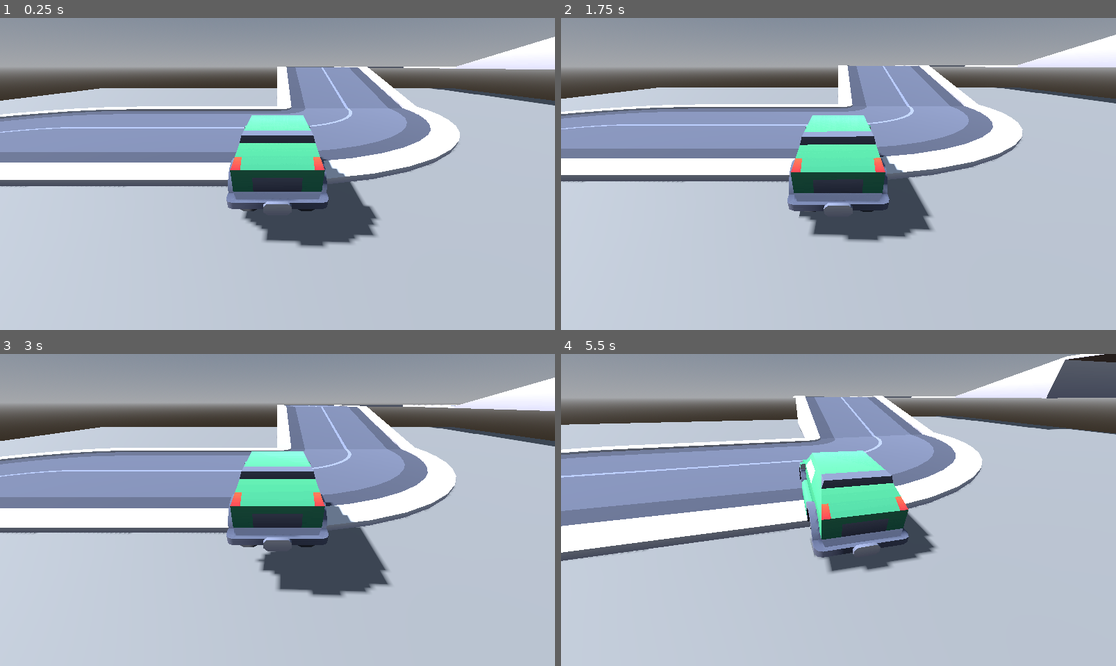
Above: before the commit, frames 1-4 (two rows, left to right).
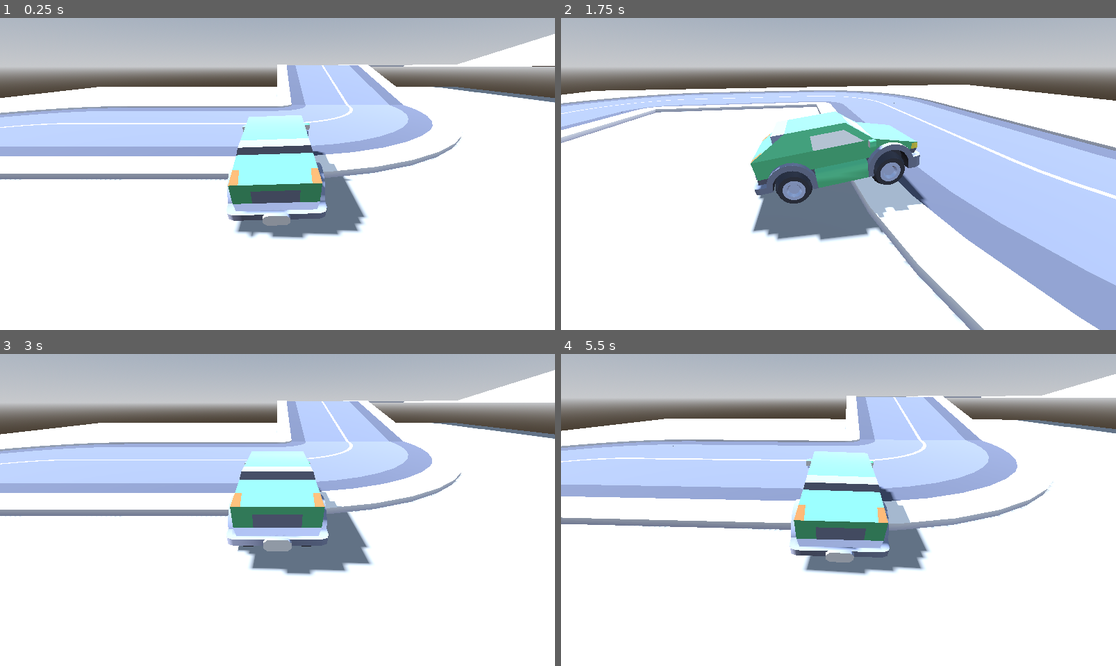
Above: after the commit, the same moments.

Repository: avi-0/godot-racing-game
Game: Godot game, scene res://game.tscn
The game is run twice, just before and just after one commit, with the same random seed, the same clock (stepped at 60 frames per second) and the same inputs.
Inputs (mouse positions are in pixels of both pictures, inside the frame that each line leads up to):
- Up to frame 1 (0.25 s): no input
- Up to frame 2 (1.75 s): tap Enter at 0.5 s; move the mouse to (866, 174) at 0.52 s; hold D (steer_right) 0.53-1.28 s; hold W (throttle) 0.53-1.28 s; click (866, 174) at 0.67 s; move the mouse to (810, 174) at 1.27 s; hold S (brake) from 1.28 s (still down); tap R at 1.35 s; click (810, 174) at 1.42 s
- Up to frame 3 (3 s): move the mouse to (288, 503) at 2.02 s; release S (brake) at 2.03 s; hold W (throttle) 2.03-2.78 s; hold D (steer_right) from 2.03 s (still down); click (288, 503) at 2.17 s; move the mouse to (271, 516) at 2.77 s; tap R at 2.85 s; click (271, 516) at 2.92 s
- Up to frame 4 (5.5 s): move the mouse to (877, 513) at 3.52 s; release D (steer_right) at 3.53 s; hold W (throttle) 3.53-4.28 s; hold A (steer_left) 3.53-5.03 s; click (877, 513) at 3.67 s; move the mouse to (794, 506) at 4.27 s; tap R at 4.35 s; click (794, 506) at 4.42 s; move the mouse to (844, 510) at 5.02 s; hold S (brake) from 5.03 s (still down); hold W (throttle) from 5.03 s (still down); click (844, 510) at 5.17 s

The runs differ from the first frame. In frame 1, 92% of the frame differs, in the area x 0-100%, y 0-100%; in frame 2, 94%; in frame 3, 93%; in frame 4, 93%.

Commit message:
trying something very different... but also really fun

Diff:
--- /dev/null
+++ b/assets/carkit/colormap.tres
@@ -0,0 +1,7 @@
+[gd_resource type="StandardMaterial3D" load_steps=2 format=3 uid="uid://cqppwungse8ga"]
+
+[ext_resource type="Texture2D" uid="uid://daf5s5qv3u3b2" path="res://assets/carkit/Textures/colormap.png" id="1_61jt5"]
+
+[resource]
+resource_name = "colormap"
+albedo_texture = ExtResource("1_61jt5")
--- a/car.gd
+++ b/car.gd
@@ -4,10 +4,10 @@
 const ENGINE_FORCE = 120.0
 const DRIFT_BONUS = 1.0
 const BRAKE_FORCE = 0.5
-const BRAKE_FW_SLIP = 0.85
-const BRAKE_RW_SLIP = 0.5
-const NORMAL_SLIP = 0.96
-const NORMAL_RW_SLIP = 0.90
+const NORMAL_SLIP = 3.0
+const NORMAL_RW_SLIP = NORMAL_SLIP * 0.8
+const BRAKE_FW_SLIP = NORMAL_SLIP * 0.8
+const BRAKE_RW_SLIP = NORMAL_RW_SLIP * 0.4
 const STEERING_MAX = 30.0
 const STEERING_SPEED = 200.0
 const FRICTION_ADJ_SPEED = 10.0
@@ -28,10 +28,12 @@
 func _ready():
 	Input.mouse_mode = Input.MOUSE_MODE_CAPTURED
 
-func _process(_delta: float):
+func _process(delta: float):
 	mouse_sensitivity = MOUSE_SENS * 0.25 * 2 * PI / DisplayServer.screen_get_size().y
 
-	%CameraStickBase.rotation.y = rotation.y
+	control_camera()
+	update_camera_yaw(delta)
+	print(get_rpm())
 
 func _unhandled_input(event: InputEvent) -> void:
 	if event is InputEventKey and event.is_released():
@@ -47,6 +49,8 @@
 		var delta = event.relative
 		%CameraStick.rotation.x -= delta.y * mouse_sensitivity
 		%CameraStick.rotation.y -= delta.x * mouse_sensitivity
+
+		control_camera()
 
 func _physics_process(delta: float):
 	engine_force = 0
@@ -87,7 +91,7 @@
 		target_steering += 1
 	if Input.is_action_pressed("steer_right"):
 		target_steering -= 1
-	target_steering *= deg_to_rad(speed_to_steering_curve.sample(speediness))
+	target_steering *= deg_to_rad(speed_to_steering_curve.sample(abs(speediness)))
 	steering = move_toward(steering, target_steering, deg_to_rad(STEERING_SPEED) * delta)
 
 	update_wheel(wheel_fl, delta)
@@ -125,3 +129,13 @@
 	wheel.wheel_friction_slip = target
 	#wheel.wheel_friction_slip = move_toward(wheel.wheel_friction_slip, target, FRICTION_ADJ_SPEED * delta)
 	#wheel.wheel_friction_slip = target * skid_to_friction_curve.sample(wheel.get_skidinfo())
+
+func update_camera_yaw(delta: float):
+	if linear_velocity.length() > 1.0:
+		var target = -linear_velocity.slide(Vector3.UP).signed_angle_to(Vector3.BACK, Vector3.UP)
+		#print(target)
+		%CameraStickBase.rotation.y = lerp_angle(target, %CameraStickBase.rotation.y, exp(-5.0 * delta))
+
+func control_camera():
+	if Input.is_mouse_button_pressed(MOUSE_BUTTON_LEFT):
+		%CameraStick.rotation.y = PI
--- a/car.tscn
+++ b/car.tscn
@@ -14,8 +14,8 @@
 point_count = 2
 
 [sub_resource type="Curve" id="Curve_06lh1"]
-_limits = [40.0, 60.0, 0.0, 1.0]
-_data = [Vector2(0, 60), 0.0, -49.447754, 0, 0, Vector2(1, 40), 0.34576532, 0.0, 0, 0]
+_limits = [20.0, 60.0, 0.0, 1.0]
+_data = [Vector2(0.006711416, 59.290596), 0.0, -118.915405, 0, 0, Vector2(1, 20), 0.34576532, 0.0, 0, 0]
 point_count = 2
 
 [sub_resource type="Curve" id="Curve_td361"]
@@ -28,8 +28,10 @@
 [node name="car" type="VehicleBody3D"]
 physics_material_override = SubResource("PhysicsMaterial_k61xc")
 center_of_mass_mode = 1
-center_of_mass = Vector3(0, 0.15, -0.2)
+center_of_mass = Vector3(0, 0.1, -0.2)
 continuous_cd = true
+linear_damp_mode = 1
+angular_damp_mode = 1
 angular_damp = 0.1
 script = ExtResource("1_uoj53")
 speed_to_pitch_curve = SubResource("Curve_k61xc")
@@ -45,7 +47,7 @@
 transform = Transform3D(1, 0, 0, 0, 1, 0, 0, 0, 1, 0.414612, 0.299547, -0.808228)
 use_as_traction = true
 wheel_roll_influence = 1.0
-wheel_radius = 0.35
+wheel_radius = 0.32
 wheel_friction_slip = 1.0
 suspension_stiffness = 40.0
 suspension_max_force = 40000.0
@@ -61,7 +63,7 @@
 transform = Transform3D(1, 0, 0, 0, 1, 0, 0, 0, 1, -0.415, 0.3, -0.808)
 use_as_traction = true
 wheel_roll_influence = 1.0
-wheel_radius = 0.35
+wheel_radius = 0.32
 wheel_friction_slip = 1.0
 suspension_stiffness = 40.0
 suspension_max_force = 40000.0
@@ -77,7 +79,7 @@
 transform = Transform3D(1, 0, 0, 0, 1, 0, 0, 0, 1, 0.414612, 0.299547, 0.810471)
 use_as_steering = true
 wheel_roll_influence = 1.0
-wheel_radius = 0.35
+wheel_radius = 0.32
 wheel_friction_slip = 1.0
 suspension_stiffness = 40.0
 suspension_max_force = 40000.0
@@ -93,7 +95,7 @@
 transform = Transform3D(1, 0, 0, 0, 1, 0, 0, 0, 1, -0.415, 0.3, 0.810698)
 use_as_steering = true
 wheel_roll_influence = 1.0
-wheel_radius = 0.35
+wheel_radius = 0.32
 wheel_friction_slip = 1.0
 suspension_stiffness = 40.0
 suspension_max_force = 40000.0
@@ -136,6 +138,7 @@
 
 [node name="Camera3D" type="Camera3D" parent="CameraStickBase/CameraStick"]
 transform = Transform3D(1, 0, 0, 0, 1, 0, 0, 0, 1, 1.77636e-15, 0, 3.68151)
+doppler_tracking = 2
 current = true
 fov = 80.0
 
--- a/default_bus_layout.tres
+++ b/default_bus_layout.tres
@@ -1,4 +1,4 @@
 [gd_resource type="AudioBusLayout" format=3 uid="uid://dpkbjin5lqr05"]
 
 [resource]
-bus/0/volume_db = -30.146484
+bus/0/volume_db = -12.461078
--- a/game.tscn
+++ b/game.tscn
@@ -17,8 +17,11 @@
 [sub_resource type="Environment" id="Environment_feb5d"]
 background_mode = 2
 sky = SubResource("Sky_e2o6t")
+tonemap_mode = 2
 ssao_enabled = true
-ssil_enabled = true
+
+[sub_resource type="CameraAttributesPractical" id="CameraAttributesPractical_e2o6t"]
+dof_blur_amount = 0.05
 
 [node name="Game" type="Node3D"]
 
@@ -32,13 +35,14 @@
 shape = SubResource("ConvexPolygonShape3D_80nbo")
 
 [node name="car" parent="." instance=ExtResource("1_80nbo")]
-transform = Transform3D(1, 0, 0, 0, 1, 0, 0, 0, 1, 0, 0.588395, 0)
+transform = Transform3D(1, 0, 0, 0, 1, 0, 0, 0, 1, 0, 0.15689903, 0)
 
 [node name="WorldEnvironment" type="WorldEnvironment" parent="."]
 environment = SubResource("Environment_feb5d")
+camera_attributes = SubResource("CameraAttributesPractical_e2o6t")
 
 [node name="DirectionalLight3D" type="DirectionalLight3D" parent="WorldEnvironment"]
-transform = Transform3D(0.0340971, -0.73239, 0.680031, 0, 0.680427, 0.732816, -0.999418, -0.0249869, 0.0232006, 1.86084, 3.9538, 1.40453)
+transform = Transform3D(0.03409712, -0.7323899, 0.68003124, 0, 0.68042696, 0.732816, -0.99941856, -0.024986915, 0.023200596, 1.86084, 3.9538, 1.40453)
 shadow_enabled = true
 
 [node name="GridMap" type="GridMap" parent="."]
--- a/project.godot
+++ b/project.godot
@@ -49,7 +49,9 @@
 
 [physics]
 
+common/physics_ticks_per_second=100
 3d/physics_engine="Jolt Physics"
+common/physics_interpolation=true
 
 [rendering]
 
Binary file changed: assets/carkit/Textures/colormap.png
Not shown, changed: assets/carkit/Textures/colormap.png.import
Not shown, changed: assets/carkit/hatchback-sports.glb.import
Not shown: 1 places in game.tscn that only renumber resources
